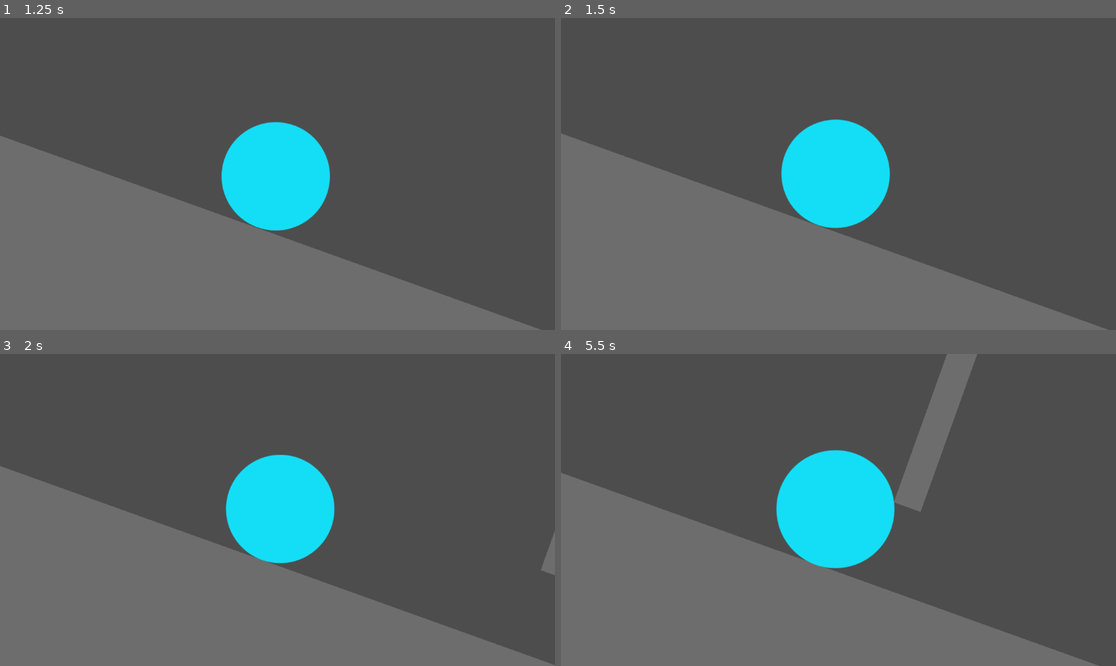
Above: before the commit, frames 1-4 (two rows, left to right).
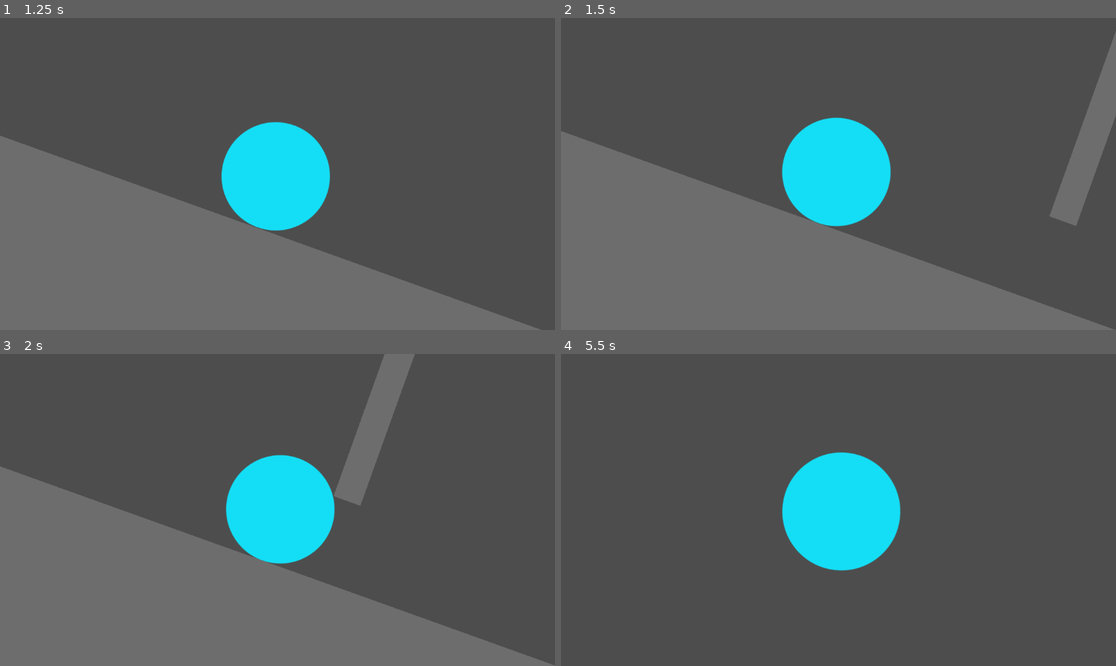
Above: after the commit, the same moments.

Repository: Firoty1/Rolling-Scales
Game: Godot game, scene res://scenes/start_menu.tscn
Same seed, same stepped clock (60 frames per second), same inputs: the game is played once before the commit and once after it.
Inputs:
- Up to frame 1 (1.25 s): click "Start Game" at 0.5 s
- Up to frame 2 (1.5 s): hold Space (turbo, bound only after the commit) from 1.28 s (still down)
- Up to frame 3 (2 s): keep holding Space (turbo, bound only after the commit)
- Up to frame 4 (5.5 s): release Space (turbo, bound only after the commit) at 2.03 s; tap Up (grow) at 2.1, 5.1 s; tap Space (turbo, bound only after the commit) at 2.3, 3.05, 3.6, 5.3 s; hold Down (shrink) 2.78-3.53 s; hold Space (turbo, bound only after the commit) 4.28-5.03 s

Frame 1 is identical in both runs. In frame 2, 3.6% of the frame differs, in the area x 0-100%, y 4-100%; in frame 3, 2.9%; in frame 4, 34%, in the area x 0-97%, y 0-100%.

Commit message:
Add turbo button to increase speed

Diff:
--- a/project.godot
+++ b/project.godot
@@ -31,6 +31,11 @@
 "events": [Object(InputEventKey,"resource_local_to_scene":false,"resource_name":"","device":-1,"window_id":0,"alt_press …(182 unchanged characters)…
 ]
 }
+turbo={
+"deadzone": 0.5,
+"events": [Object(InputEventKey,"resource_local_to_scene":false,"resource_name":"","device":-1,"window_id":0,"alt_pressed":false,"shift_pressed":false,"ctrl_pressed":false,"meta_pressed":false,"pressed":false,"keycode":0,"physical_keycode":32,"key_label":0,"unicode":32,"echo":false,"script":null)
+]
+}
 
 [rendering]
 
--- a/scripts/ball.gd
+++ b/scripts/ball.gd
@@ -16,6 +16,7 @@
 			collision_shape_2d.scale.y = collision_shape_2d.scale.y * .9
 
 			size = size - 1
+
 		if event.is_action_pressed("grow"):
 			sprite_2d.scale.x = sprite_2d.scale.x * 1.1
 			sprite_2d.scale.y = sprite_2d.scale.y * 1.1
@@ -24,6 +25,10 @@
 			collision_shape_2d.scale.y = collision_shape_2d.scale.y * 1.1
 
 			size = size + 1
+
+		if event.is_action_pressed("turbo"):
+			var movement_direction = self.linear_velocity.normalized()
+			apply_central_impulse(movement_direction * 2500)
 
 func SpikeHit():
 	print('SPIKE HIT')
